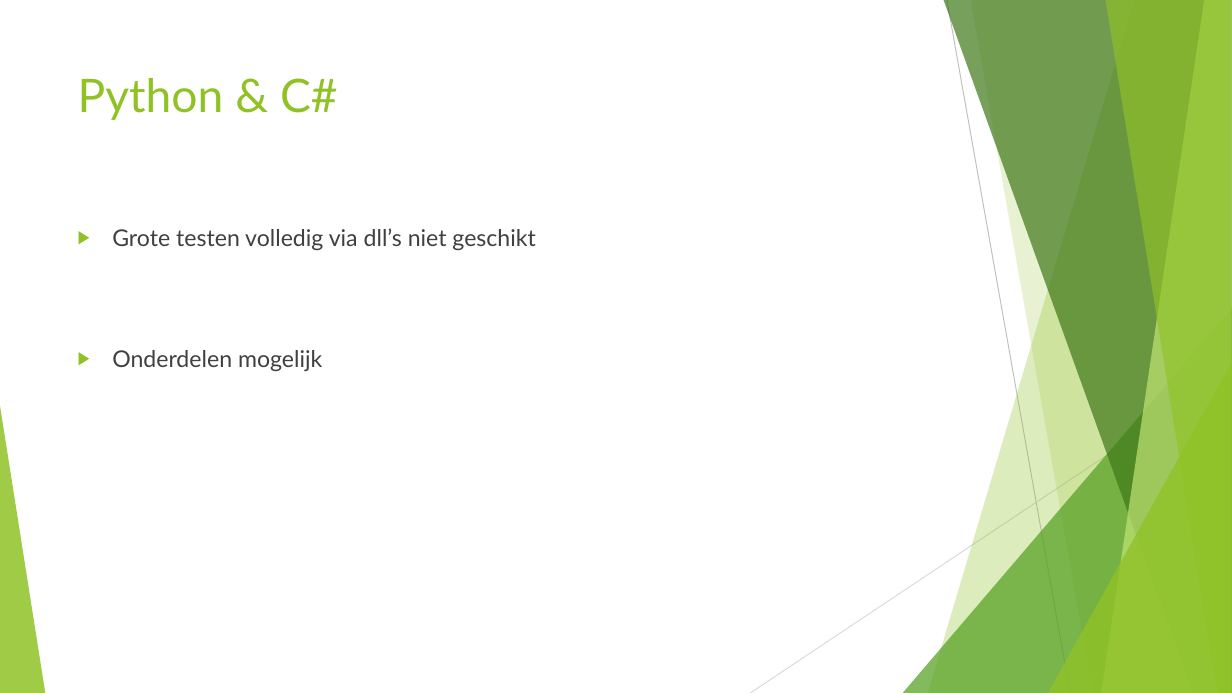
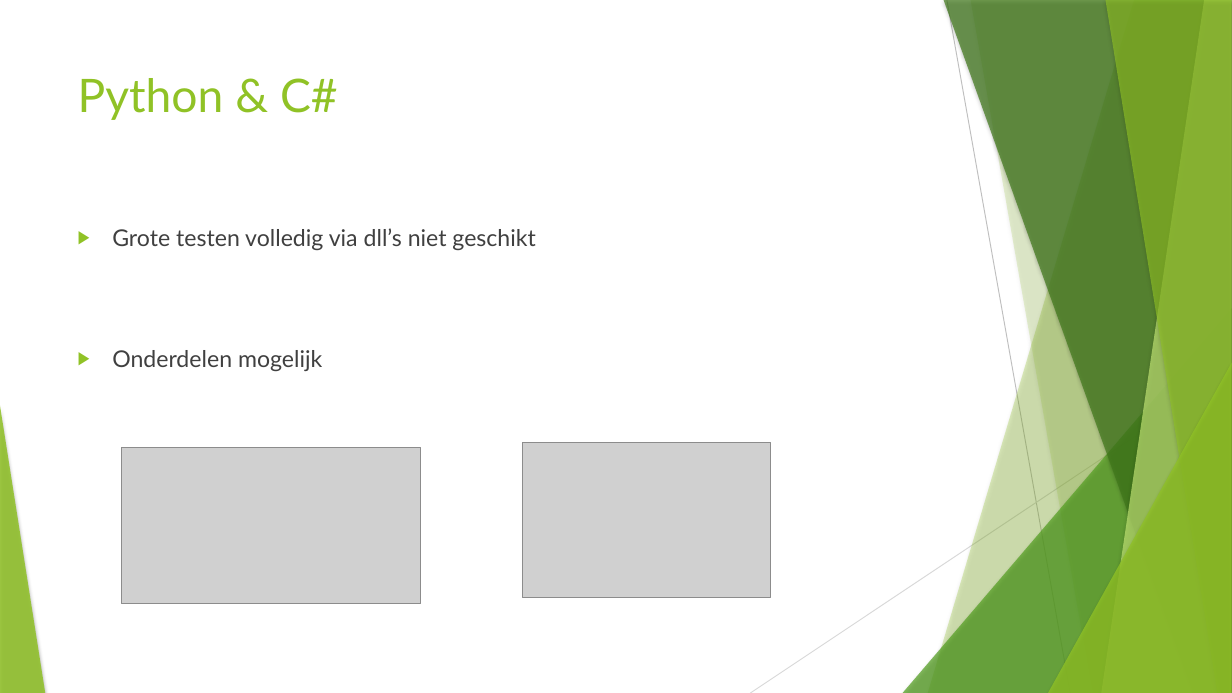
Before and after one commit to kodarakK/hogent-bachproef-caradocroetynck2526, a slide deck: slide 13 of Bachelorproef verdediging.pptx (slide 10 before the commit). Drawn at 1232x693 pixels with LibreOffice and Linux fonts; fonts in the diff are those of the drawing; grey boxes stand for pictures. Boxes give left, top, right and bottom in pixels: in the first picture for what was removed or moved away, otherwise in the second. Text is boxed around its words. In the diff, an @@ line names an element or a change of style, - is before the commit and + after.

```diff
--- a/Bachelorproef verdediging.pptx
+++ b/Bachelorproef verdediging.pptx
@@ freeform shape at bbox=[970, 0, 1232, 693]: shadow on; outline redrawn @@
@@ shadow on in 7 elements at bbox=[928, 0, 1232, 693], bbox=[903, 308, 1232, 693], bbox=[944, 0, 1232, 693], bbox=[1102, 0, 1232, 693], bbox=[1105, 0, 1232, 693], bbox=[1048, 363, 1232, 693], bbox=[0, 406, 45, 693] @@
@@ picture added at bbox=[121, 447, 421, 604] @@
@@ picture added at bbox=[522, 443, 771, 598] @@
```
Also in this commit, not shown: 11 other slides changed, 4 slides added, 1 slide removed, 1 other file.
